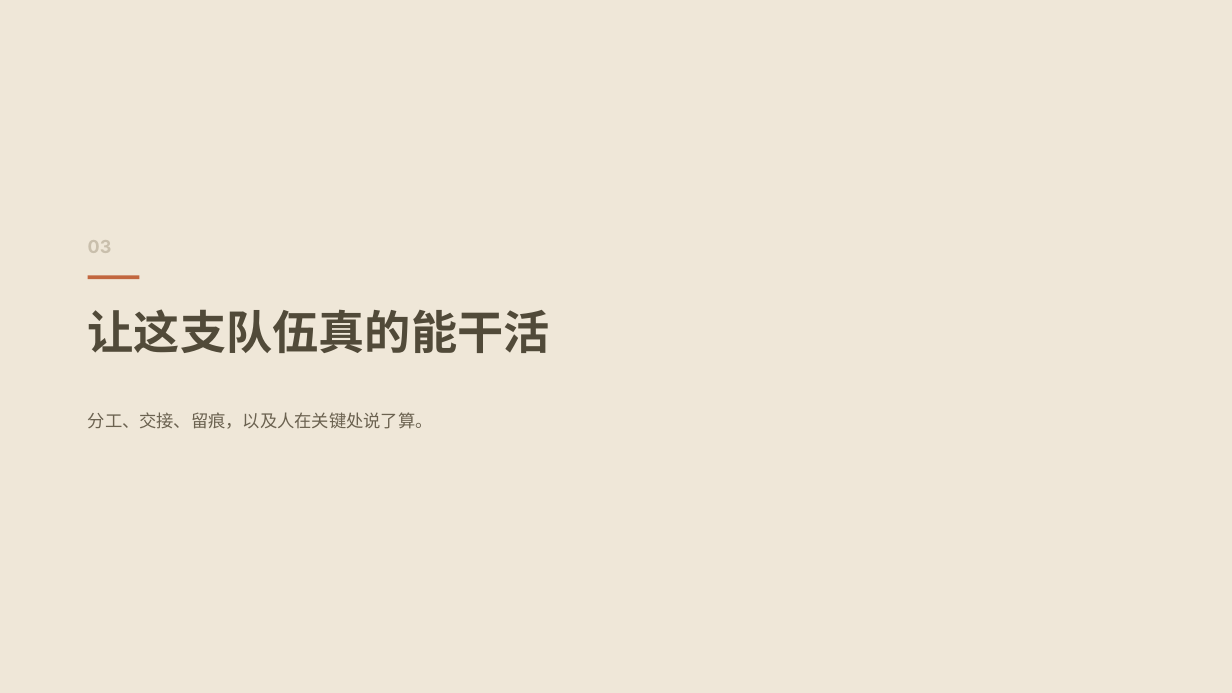
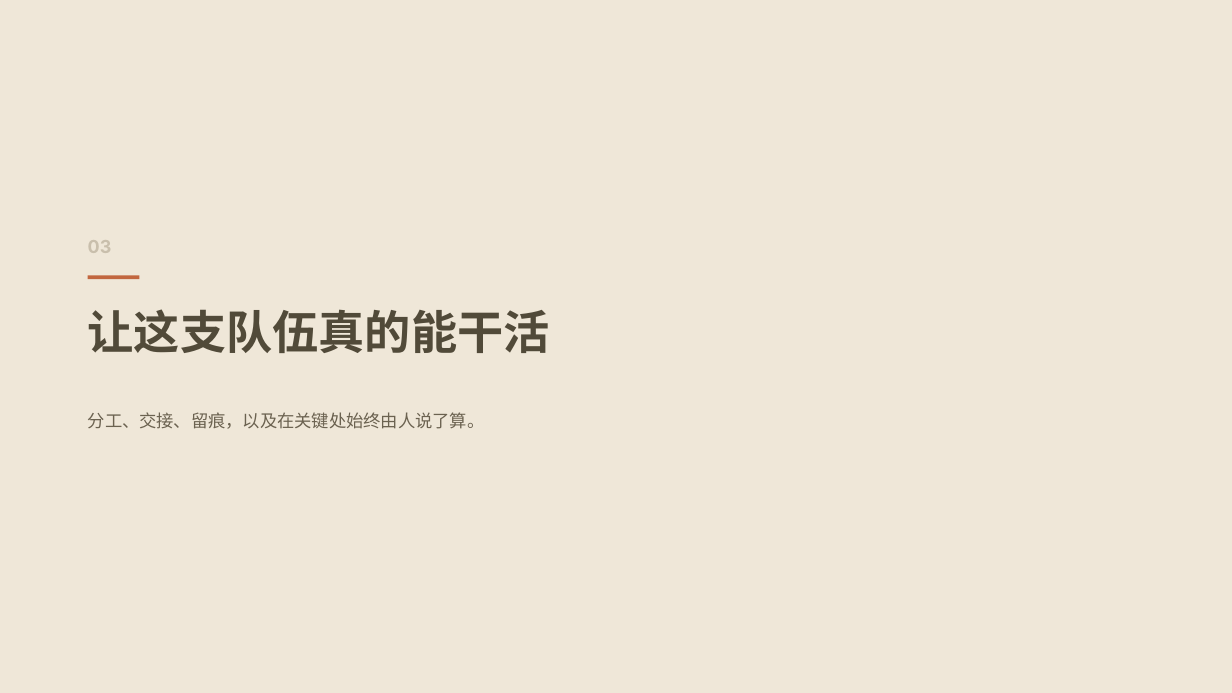
Before and after one commit to 1692775560/AgentCorp, a slide deck: slide 12 of 方案PPT/AgentCorp-方案.pptx (slide 11 before the commit). Drawn at 1232x693 pixels with LibreOffice and Linux fonts; fonts in the diff are those of the drawing. Boxes give left, top, right and bottom in pixels: in the first picture for what was removed or moved away, otherwise in the second. Text is boxed around its words. In the diff, an @@ line names an element or a change of style, - is before the commit and + after.

```diff
--- a/方案PPT/AgentCorp-方案.pptx
+++ b/方案PPT/AgentCorp-方案.pptx
@@ text at [88,412,485,429]: text changed @@
-分工、交接、留痕，以及人在关键处说了算。
+分工、交接、留痕，以及在关键处始终由人说了算。
```
Also in this commit, not shown: 17 other slides changed, 5 slides added, 4 slides removed, 1 other file.
